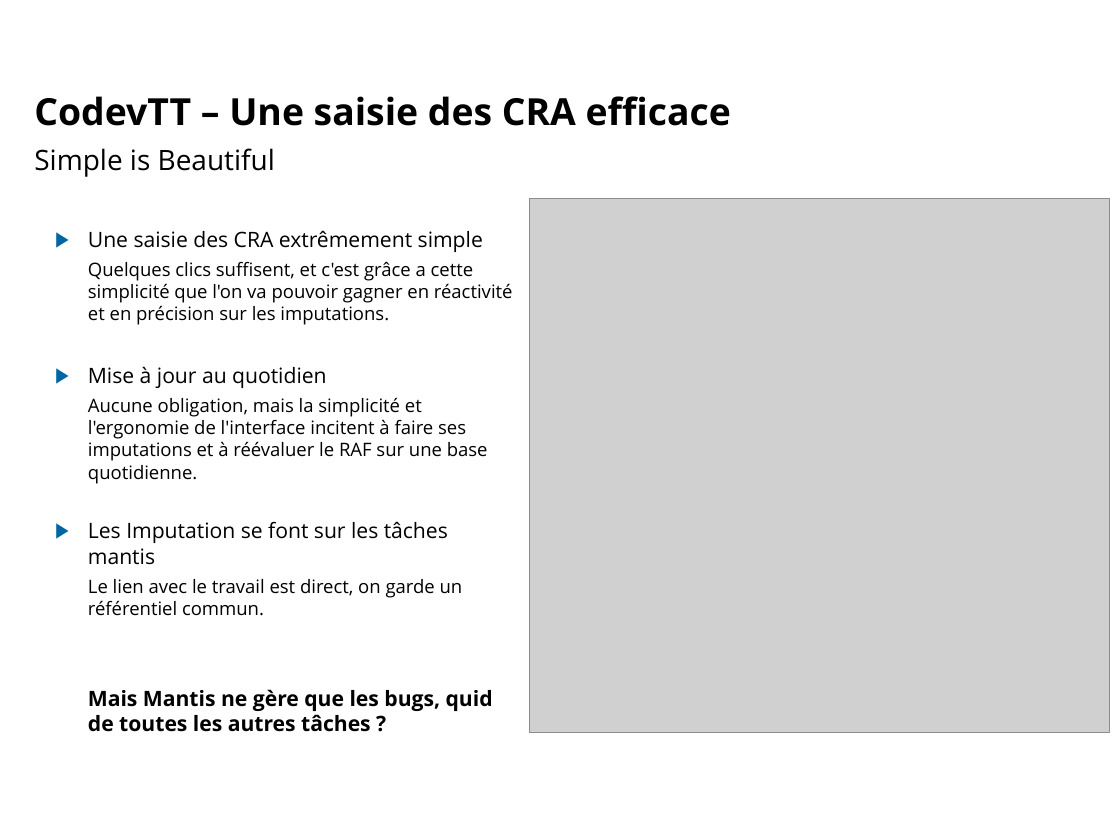
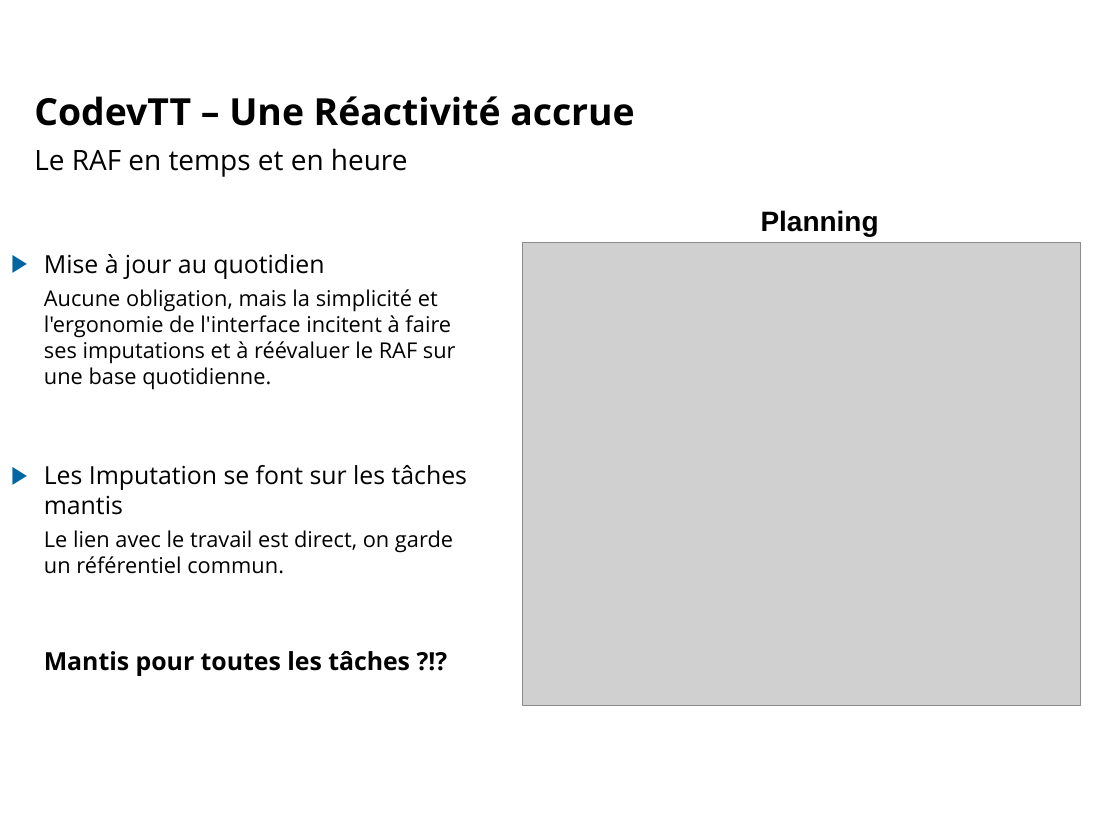
Before and after one commit to lbayle/codev, a slide deck: slide 5 of doc/Presentation/CodevTT_5a7_20120315.odp (slide 4 before the commit). Drawn at 1120x840 pixels with LibreOffice and Linux fonts; fonts in the diff are those of the drawing; grey boxes stand for pictures; background and template pictures are left out. Boxes give left, top, right and bottom in pixels: in the first picture for what was removed or moved away, otherwise in the second. Text is boxed around its words. In the diff, an @@ line names an element or a change of style, - is before the commit and + after.

Commit message:
DOC maj Presentation 5@7

```diff
--- a/doc/Presentation/CodevTT_5a7_20120315.odp
+++ b/doc/Presentation/CodevTT_5a7_20120315.odp
@@ title at box(34, 96, 634, 126): text changed @@
-CodevTT – Une saisie des CRA efficace
+CodevTT – Une Réactivité accrue
@@ text at box(34, 148, 408, 177): text changed @@
-Simple is Beautiful
+Le RAF en temps et en heure
@@ text at box(88, 230, 513, 325): paragraphs removed @@
-▶ Une saisie des CRA extrêmement simple
-Quelques clics suffisent, et c'est grâce a cette simplicité que l'on va pouvoir gagner en réactivité et en précision sur les imputations.
@@ text added at box(761, 210, 879, 237), 18 pt, text #000000, bold @@
+Planning
@@ text "Mise à jour au quotidien": place and size @@
-text "Mise à jour au quotidien" at box(88, 230, 513, 732)
+text "Mise à jour au quotidien" at box(44, 254, 467, 676)
@@ text at box(44, 254, 467, 574): size 13.6 to 16 pt in "Mise à jour au quotidien", "Les Imputation se font sur les tâches ..."; size 11.9 to 14 pt in "Aucune obligation, mais la simplicité et l'ergonomie ...", "Le lien avec le travail est direct, ..." @@
@@ picture: place and size @@
-picture at box(529, 198, 1109, 732)
+picture at box(522, 243, 1080, 706)
@@ text at box(44, 651, 410, 676): text changed; size 13.6 to 16 pt @@
-Mais Mantis ne gère que les bugs, quid de toutes les autres tâches ?
+Mantis pour toutes les tâches ?!?
```
Also in this commit, not shown: 5 other slides changed, 1 slide added, 1 other file.
